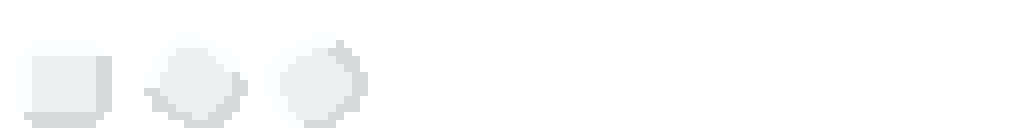
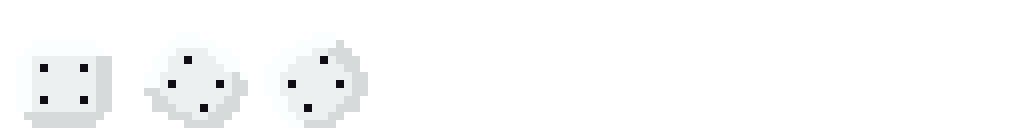
Two versions of the same layered image (1024x128). Layer-by-layer changes:
renamed "Layer 2 copy" to "Layer 2", showed it, painted on it over [40, 56, 344, 112]
